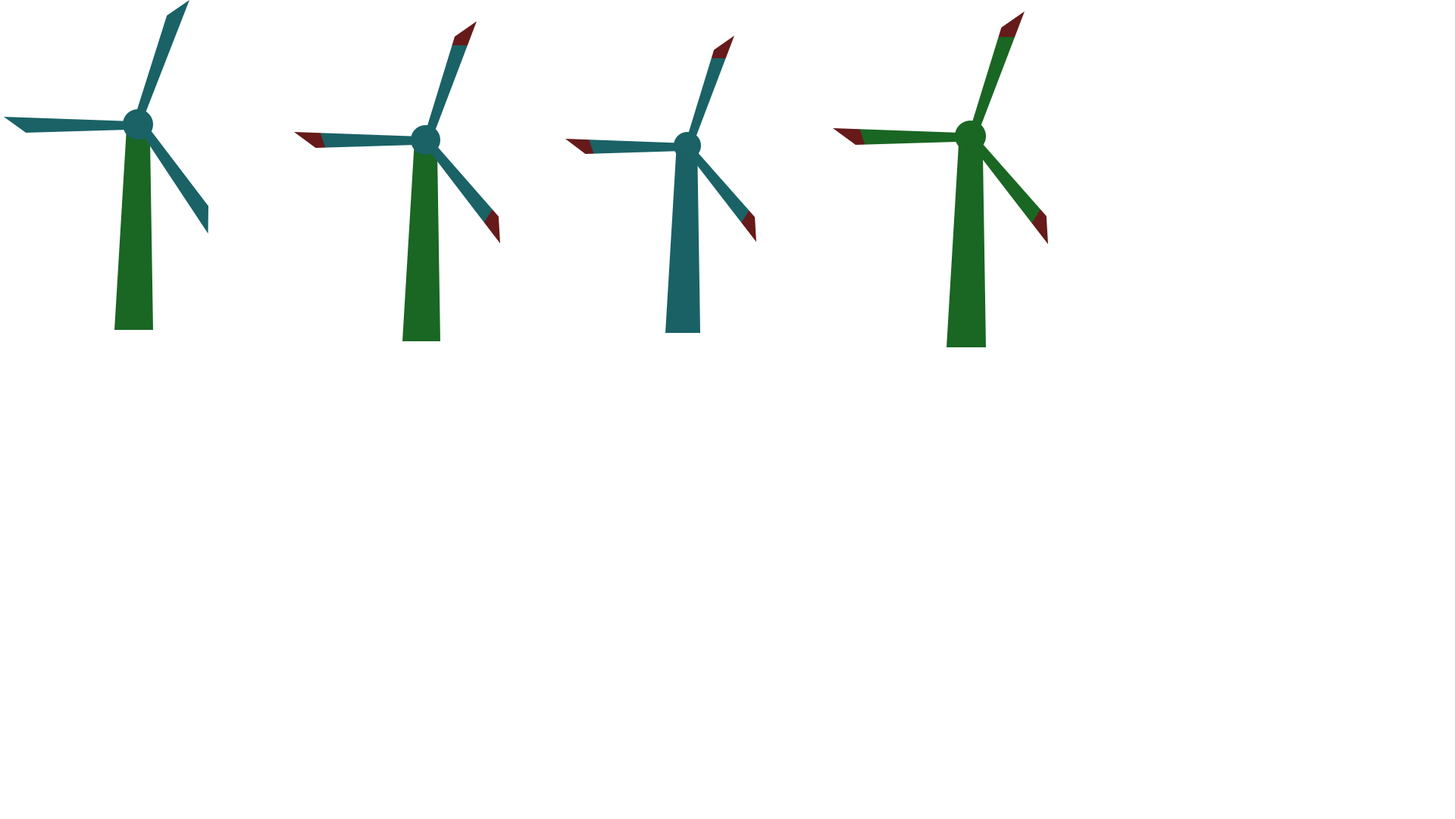
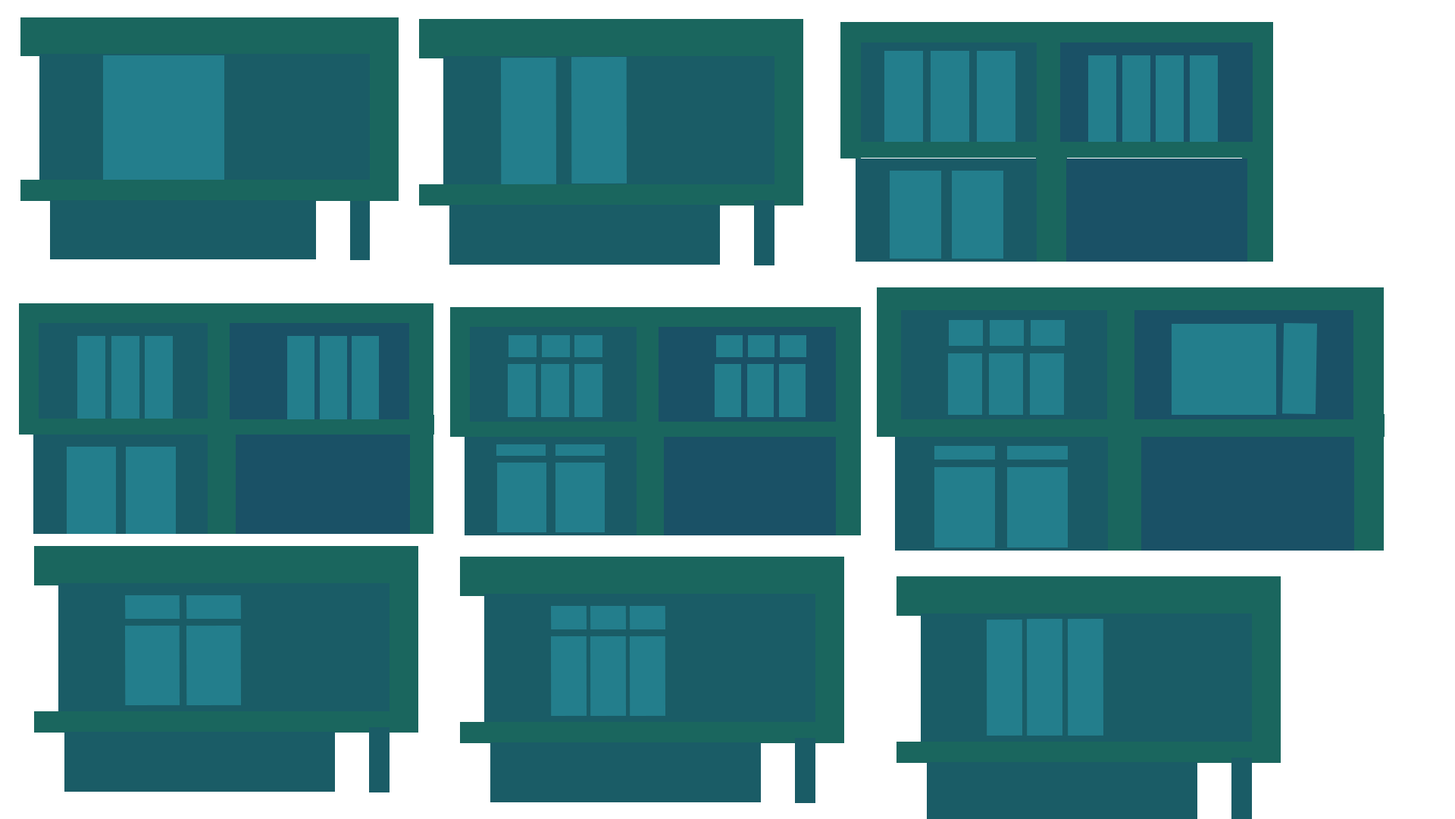
Layer changes from the first 1455 × 819 image to the second:
added group "modern houses" with 144 layers above "windmills" over [18, 17, 1385, 819]
added group "house 1" with 7 layers in group "modern houses" over [20, 17, 399, 260]
added group "house 2" with 8 layers in group "modern houses" over [419, 18, 804, 266]
added layer "Rectangle 1 copy 5" (2nd of 5, in "modern houses" › "house 2") in group "house 2" over [443, 56, 777, 185]
added group "house 3" with 20 layers in group "modern houses" over [840, 21, 1274, 262]
added group "house 4" with 19 layers in group "modern houses" over [18, 303, 435, 534]
added group "house 5" with 27 layers in group "modern houses" over [450, 306, 862, 536]
added group "house 6" with 23 layers in group "modern houses" over [876, 287, 1385, 551]
added group "house 7" with 10 layers in group "modern houses" over [34, 545, 419, 793]
added group "house 8" with 12 layers in group "modern houses" over [460, 556, 845, 803]
added group "house 9" with 9 layers in group "modern houses" over [896, 576, 1281, 819]
added layer "Rectangle 1 copy 5" (5th of 5, in "modern houses" › "house 9") in group "house 9" over [920, 613, 1255, 742]
hid group "windmills" (33 layers) over [3, 0, 1188, 547]
painted on "wiek 3" (1st of 4, in "windmills" › "windmill 1") over [137, 119, 339, 382]
painted on "rectangle" (1st of 4, in "windmills" › "windmill 1") over [114, 124, 248, 534]
painted on "wiek 3" (2nd of 4, in "windmills" › "windmill 2") over [424, 136, 633, 386]
painted on "rectangle" (2nd of 4, in "windmills" › "windmill 2") over [402, 140, 536, 536]
painted on "wiek 3" (3rd of 4, in "windmills" › "windmill 3") over [685, 143, 893, 391]
painted on "rectangle" (3rd of 4, in "windmills" › "windmill 3") over [665, 146, 800, 536]
painted on "wiek 3" (4th of 4, in "windmills" › "windmill 4") over [968, 132, 1178, 384]
painted on "rectangle" (4th of 4, in "windmills" › "windmill 4") over [946, 136, 1079, 547]
…and 154 more changes (133 added, 21 painted)
